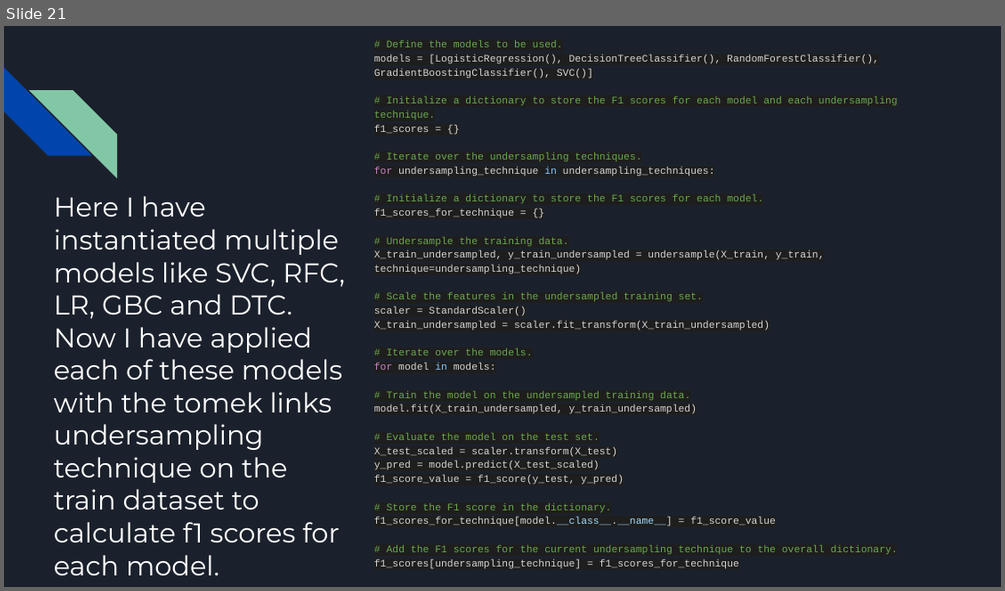
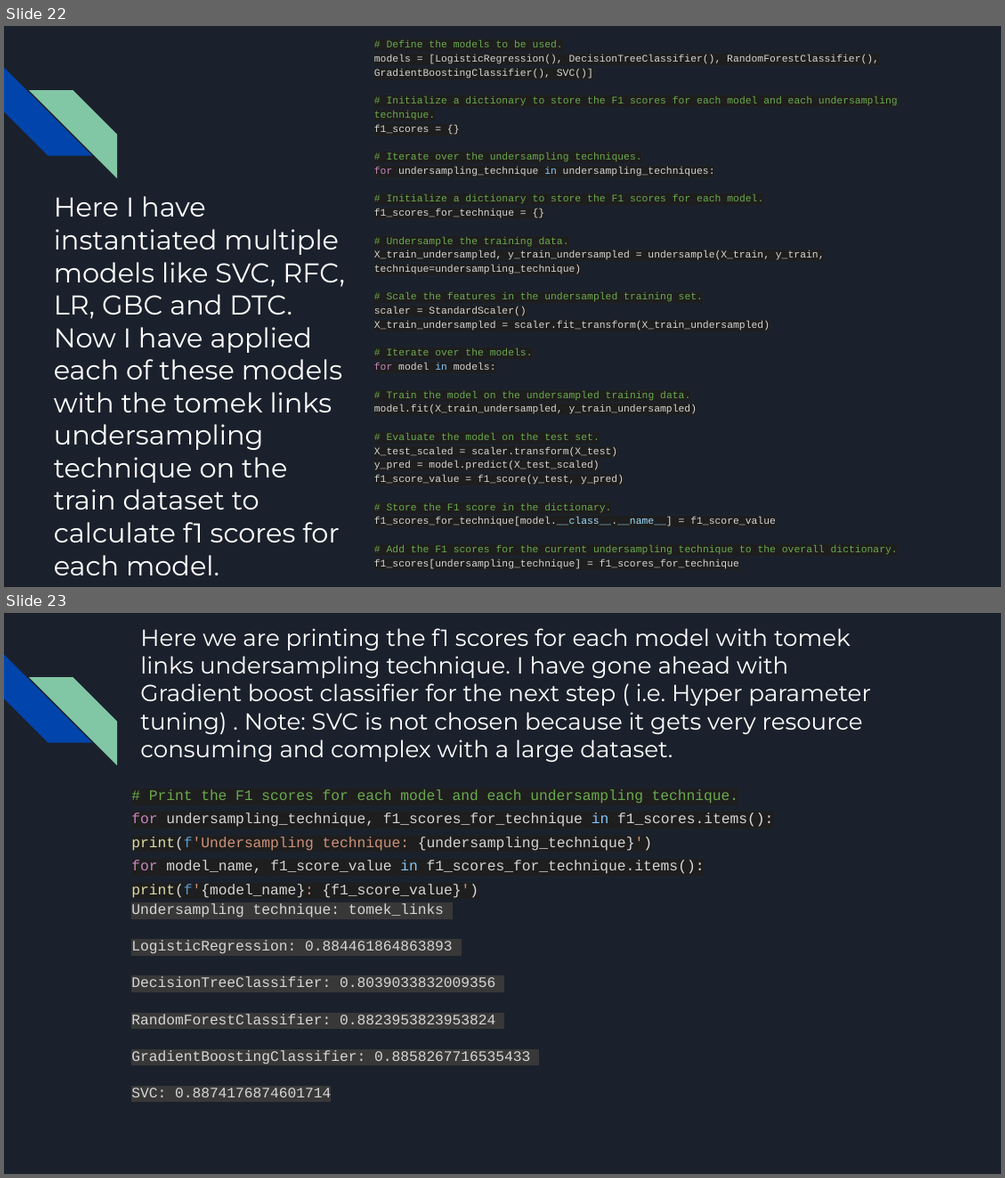
Before and after one commit to TheRocker1212/Hackathon_KH, a slide deck: Loan Repayment Assessment in Banking.pptx. Shown one above the other, each under a label of ours: slide 21 before the commit, slides 22 and 23 after it. The pictures are 1005x591 and 1005x1178 pixels, drawn with LibreOffice and Linux fonts; fonts in the diff are those of the drawing. Boxes give left, top, right and bottom in pixels: in the first picture for what was removed or moved away, otherwise in the second. Text is boxed around its words. In the diff, an @@ line names an element or a change of style, - is before the commit and + after.

```diff
--- a/Loan Repayment Assessment in Banking.pptx
+++ b/Loan Repayment Assessment in Banking.pptx
@@ slide 23 added at <box>4,613,1001,1174</box>, background #1B212C; not listed: 2 template elements that a slide beside it also shows @@
@@ title added at <box>140,628,871,763</box>, 16.7 pt, text #FFFFFF @@
+Here we are printing the f1 scores for each model with tomek links undersampling technique. I have gone ahead with Gradient boost classifier for the next step ( i.e. Hyper parameter tuning) . Note: SVC is not chosen because it gets very resource consuming and complex with a large dataset.
@@ text added at <box>131,789,773,1097</box>, 10.5 pt, text #D5D5D5 @@
+# Print the F1 scores for each model and each undersampling technique.
+for undersampling_technique, f1_scores_for_technique in f1_scores.items():
+print(f'Undersampling technique: {undersampling_technique}')
+for model_name, f1_score_value in f1_scores_for_technique.items():
+print(f'{model_name}: {f1_score_value}')
+Undersampling technique: tomek_links
+LogisticRegression: 0.884461864863893
+DecisionTreeClassifier: 0.8039033832009356
+RandomForestClassifier: 0.8823953823953824
+GradientBoostingClassifier: 0.8858267716535433
+SVC: 0.8874176874601714
@@ what was slide 21 is now slide 22 @@
```
Also in this commit, not shown: 1 slide changed, 8 other slides added, 3 slides removed.
